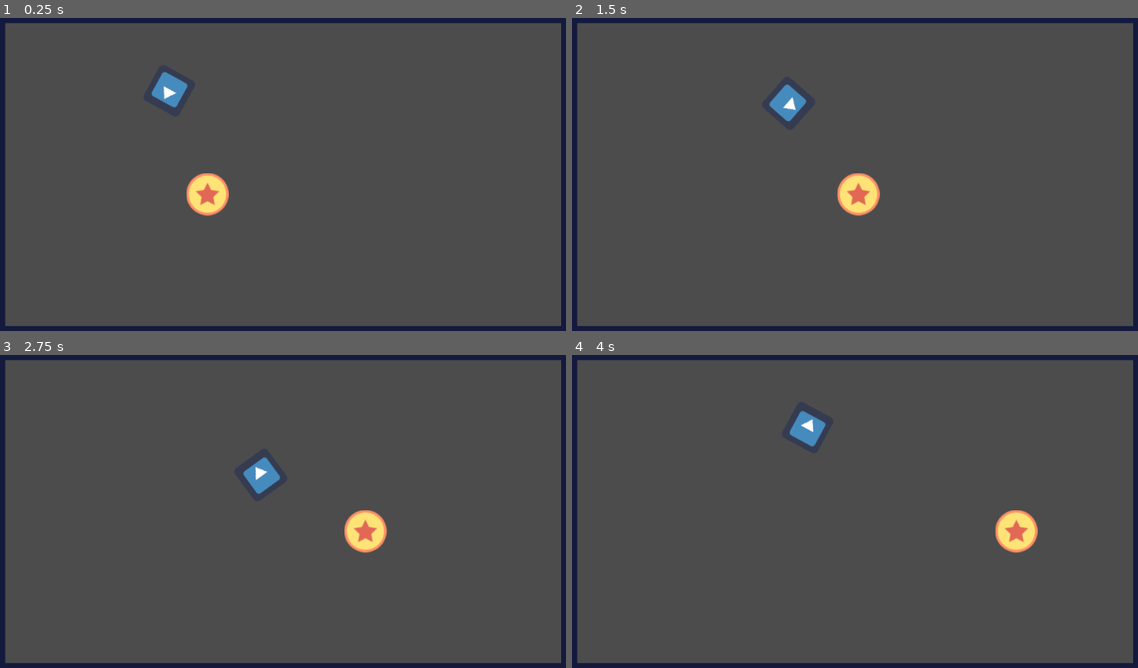
Above: before the commit, frames 1-4 (two rows, left to right).
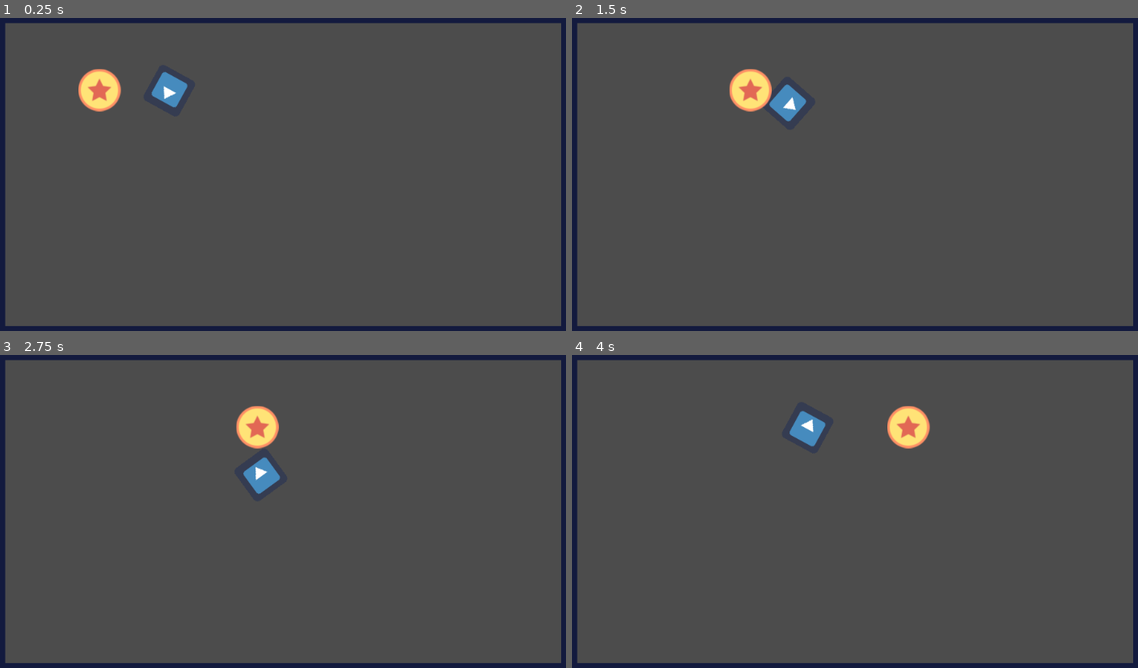
Above: after the commit, the same moments.

Repository: yenyao/GodotJam
Game: Godot game, scene res://src/Levels/FirstScene.tscn
Same seed, same stepped clock (60 frames per second), same inputs: the game is played once before the commit and once after it. The engine's default icon, where the game draws it, is replaced by a stand-in: a white triangle on a blue panel in a dark square.
Inputs (mouse positions are in pixels of both pictures, inside the frame that each line leads up to):
- Up to frame 1 (0.25 s): no input
- Up to frame 2 (1.5 s): move the mouse to (990, 143) at 0.52 s; hold D (move_right) 0.53-1.28 s; move the mouse to (719, 180) at 1.27 s; hold S (move_down) from 1.28 s (still down)
- Up to frame 3 (2.75 s): move the mouse to (345, 414) at 2.02 s; release S (move_down) at 2.03 s; hold D (move_right) from 2.03 s (still down)
- Up to frame 4 (4 s): move the mouse to (815, 574) at 2.77 s; release D (move_right) at 2.78 s; hold W (move_up) 2.78-3.53 s; move the mouse to (1041, 555) at 3.52 s; hold A (move_left) from 3.53 s (still down)

The runs differ from the first frame. In frame 1, 1.7% of the frame differs, in the area x 13-41%, y 16-64%; in frame 2, 1.7%; in frame 3, 1.7%, in the area x 41-69%, y 16-64%; in frame 4, 1.7%.

Commit message:
Sort out layers
Also added simple bullet detection signal

Diff:
--- a/project.godot
+++ b/project.godot
@@ -42,6 +42,13 @@
  ]
 }
 
+[layer_names]
+
+2d_physics/layer_1="Player"
+2d_physics/layer_2="Enemy"
+2d_physics/layer_3="World"
+2d_physics/layer_4="Bullet"
+
 [rendering]
 
 environment/default_environment="res://default_env.tres"
--- a/src/Levels/FirstScene.tscn
+++ b/src/Levels/FirstScene.tscn
@@ -12,8 +12,10 @@
 [node name="TileMap" type="TileMap" parent="."]
 tile_set = ExtResource( 2 )
 cell_size = Vector2( 80, 80 )
+collision_layer = 4
+collision_mask = 0
 format = 1
 tile_data = PoolIntArray( -65536, 0, 0, -65535, 0, 0, -65534, 0, 0, -65533, 0, 0, -65532, 0, 0, -65531, 0, 0, -65530, 0 …(557 unchanged characters)…
 
 [node name="Bullet" parent="." instance=ExtResource( 3 )]
-position = Vector2( 375, 351 )
+position = Vector2( 204, 186 )
--- a/src/actors/Bullet.tscn
+++ b/src/actors/Bullet.tscn
@@ -7,6 +7,8 @@
 radius = 34.4002
 
 [node name="Bullet" type="KinematicBody2D"]
+collision_layer = 8
+collision_mask = 4
 script = ExtResource( 2 )
 
 [node name="coin" type="Sprite" parent="."]
--- a/src/actors/player.gd
+++ b/src/actors/player.gd
@@ -19,3 +19,6 @@
 	direction.y = Input.get_action_strength("move_down") - Input.get_action_strength("move_up")
 	velocity = speed * direction.normalized()
 	return move_and_slide(velocity)
+
+func _on_Area2D_body_entered(body):
+	print(body.name)
--- a/src/actors/player.tscn
+++ b/src/actors/player.tscn
@@ -6,7 +6,11 @@
 [sub_resource type="CircleShape2D" id=1]
 radius = 30.8665
 
+[sub_resource type="CircleShape2D" id=2]
+radius = 30.4082
+
 [node name="Player" type="KinematicBody2D"]
+collision_mask = 4
 script = ExtResource( 2 )
 
 [node name="icon" type="Sprite" parent="."]
@@ -14,3 +18,10 @@
 
 [node name="CollisionShape2D" type="CollisionShape2D" parent="."]
 shape = SubResource( 1 )
+
+[node name="BulletDetector" type="Area2D" parent="."]
+collision_mask = 8
+
+[node name="BulletDetectorShape" type="CollisionShape2D" parent="BulletDetector"]
+shape = SubResource( 2 )
+[connection signal="body_entered" from="BulletDetector" to="." method="_on_Area2D_body_entered"]
Not shown: 1 places in src/actors/player.tscn that only renumber resources
